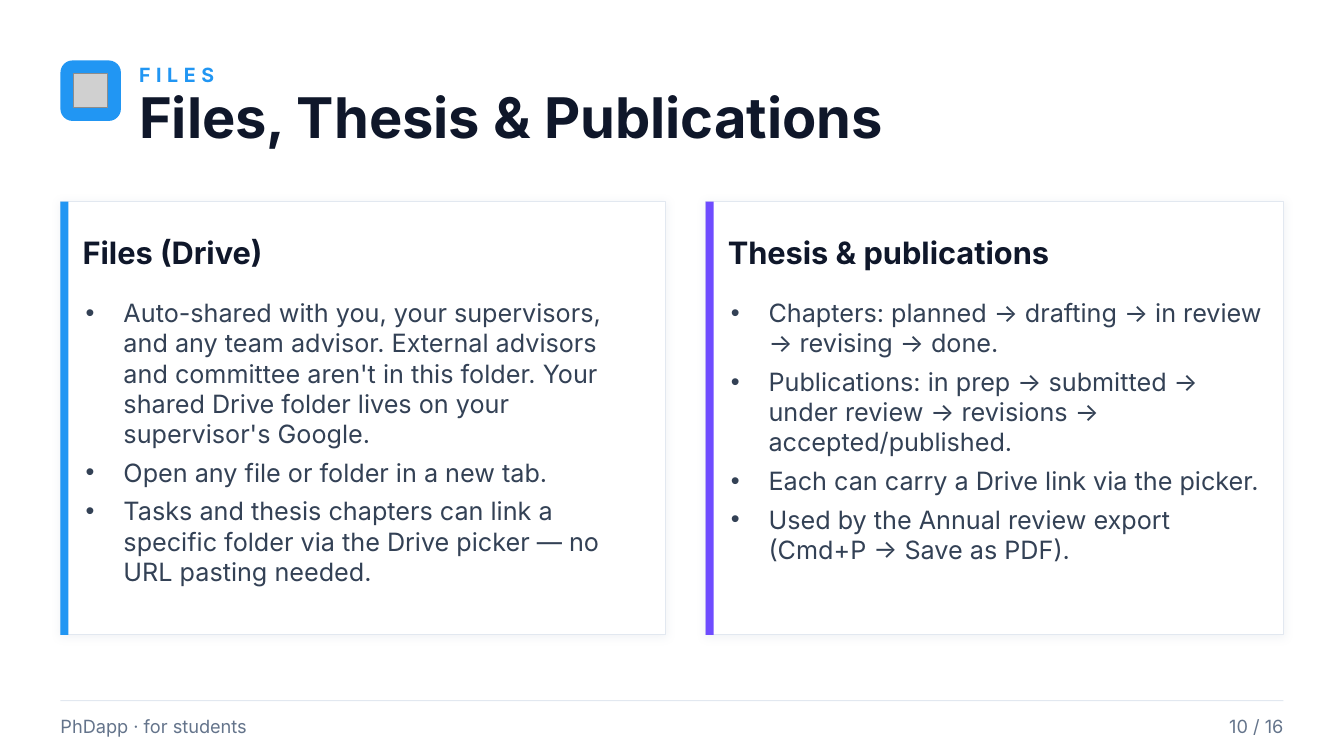
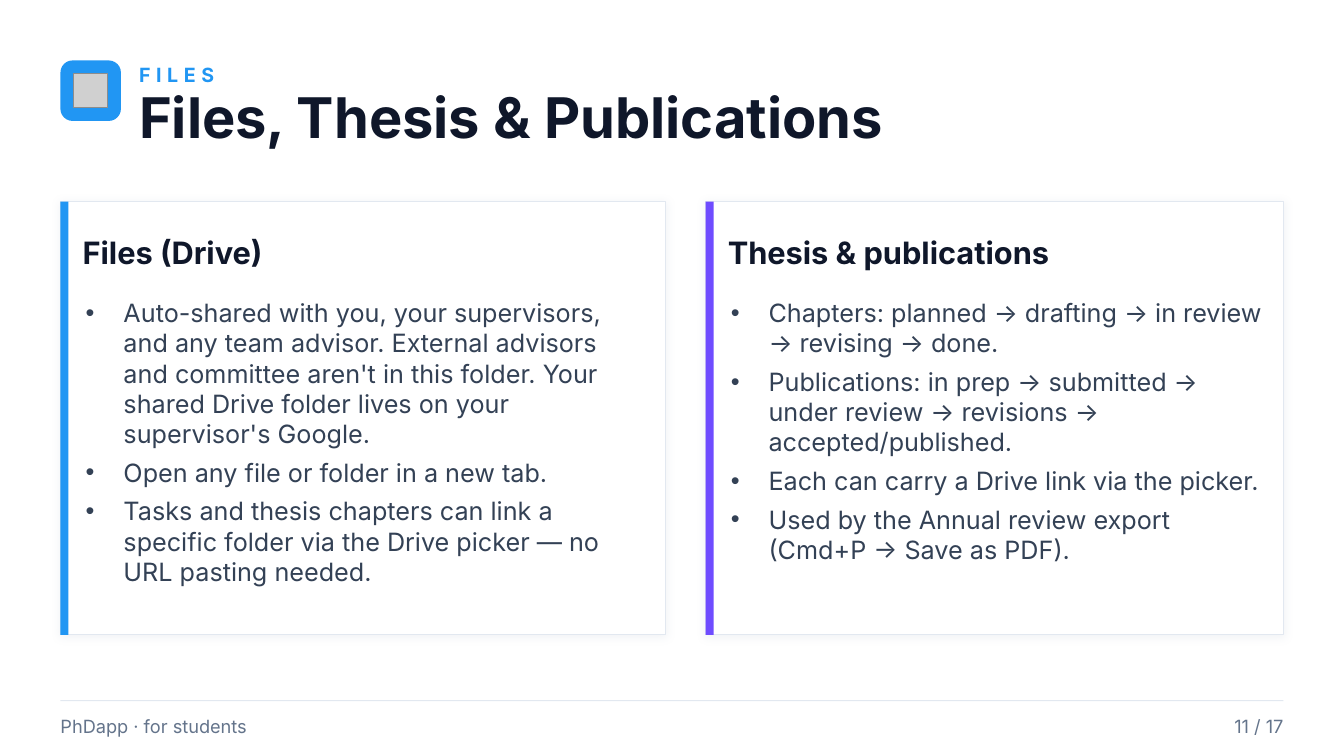
Before and after one commit to rafacastrocsic/phdapp, a slide deck: slide 11 of docs/PhDapp_Student_Overview.pptx (slide 10 before the commit). Drawn at 1344x756 pixels with LibreOffice and Linux fonts; fonts in the diff are those of the drawing; grey boxes stand for pictures. Boxes give left, top, right and bottom in pixels: in the first picture for what was removed or moved away, otherwise in the second. Text is boxed around its words. In the diff, an @@ line names an element or a change of style, - is before the commit and + after.

```diff
--- a/docs/PhDapp_Student_Overview.pptx
+++ b/docs/PhDapp_Student_Overview.pptx
@@ text at (1234, 720, 1284, 733): text changed @@
-10 / 16
+11 / 17
```
Also in this commit, not shown: 14 other slides changed, 1 slide added, 1 other file.
